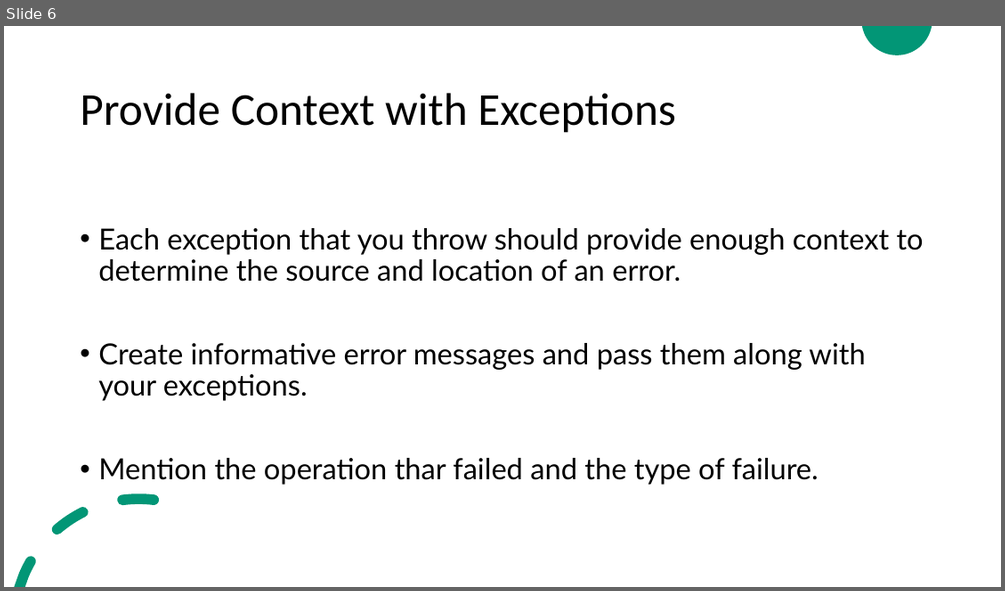
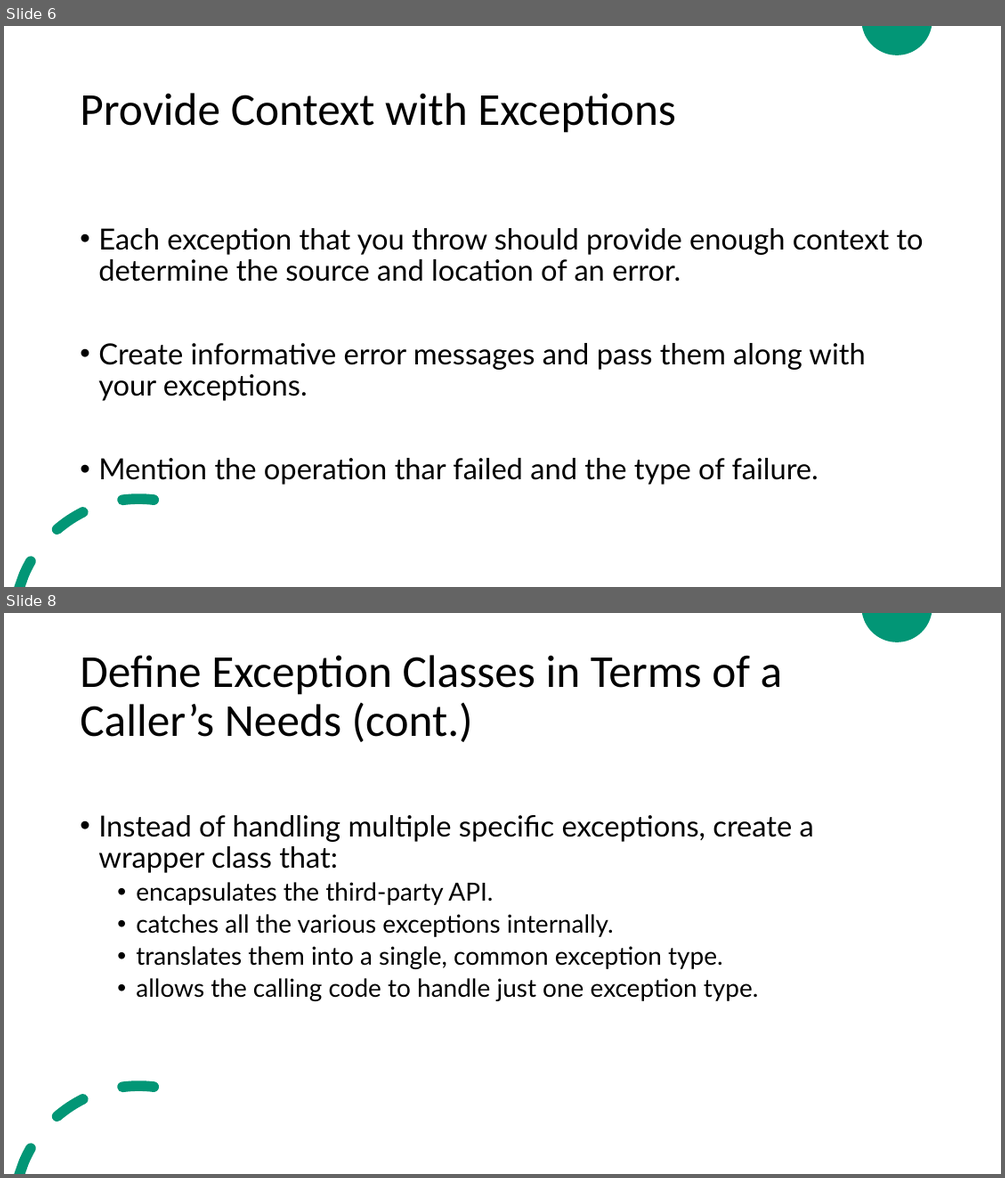
Before and after one commit to ZeinaZayed4/clean-code, a slide deck: Clean Code - Chapter 7.pptx. Shown one above the other, each under a label of ours: slide 6 before the commit, slides 6 and 8 after it; the slides between them are not shown. The pictures are 1005x591 and 1005x1178 pixels, drawn with LibreOffice and Linux fonts; fonts in the diff are those of the drawing. Boxes give left, top, right and bottom in pixels: in the first picture for what was removed or moved away, otherwise in the second. Text is boxed around its words. In the diff, an @@ line names an element or a change of style, - is before the commit and + after.

Commit message:
Update Clean Code - Chapter 7.pptx
Completed reading chapter 7 (error handling)

```diff
--- a/Clean Code - Chapter 7.pptx
+++ b/Clean Code - Chapter 7.pptx
@@ slide 8 added at (x1=4, y1=613, x2=1001, y2=1174), background #FFFFFF; not listed: 2 template elements that a slide beside it also shows @@
@@ title added at (x1=80, y1=655, x2=783, y2=742), 44 pt, text #000000 @@
+Define Exception Classes in Terms of a Caller’s Needs (cont.)
@@ text added at (x1=98, y1=815, x2=814, y2=1001), 24 pt, text #000000 @@
+• Instead of handling multiple specific exceptions, create a wrapper class that:
+  • encapsulates the third-party API.
+  • catches all the various exceptions internally.
+  • translates them into a single, common exception type.
+  • allows the calling code to handle just one exception type.
```
Also in this commit, not shown: 8 other slides added.
